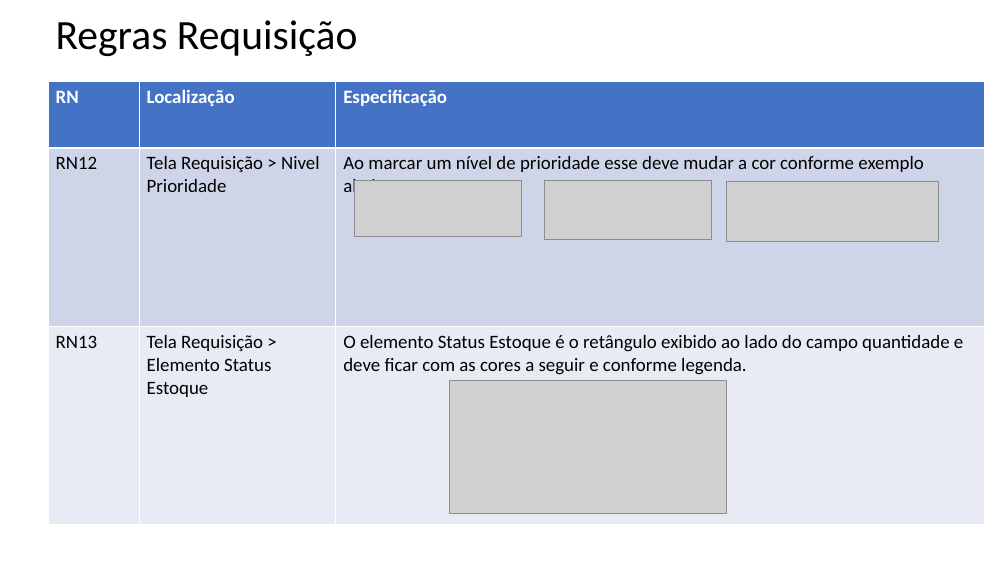
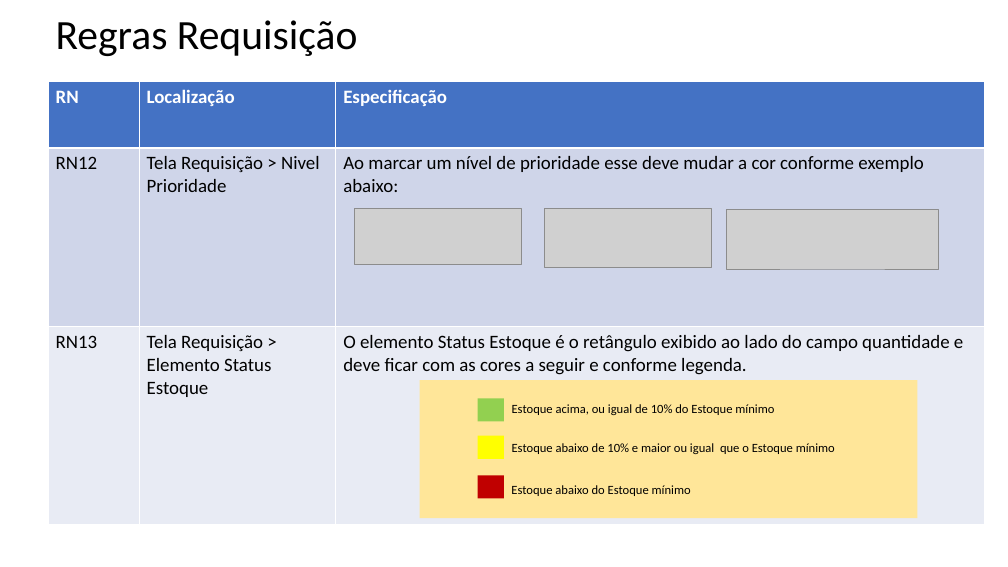
Before and after one commit to regymatrix/Almoxarifado, a slide deck: slide 7 of RegrasNegocio/RN_Requisitos.pptx. Drawn at 1008x567 pixels with LibreOffice and Linux fonts; fonts in the diff are those of the drawing; grey boxes stand for pictures. Boxes give left, top, right and bottom in pixels: in the first picture for what was removed or moved away, otherwise in the second. Text is boxed around its words. In the diff, an @@ line names an element or a change of style, - is before the commit and + after.

Commit message:
versao nova regra de negocio

```diff
--- a/RegrasNegocio/RN_Requisitos.pptx
+++ b/RegrasNegocio/RN_Requisitos.pptx
@@ 3 pictures: place and size @@
-3 pictures at (355, 180, 938, 240)
+3 pictures at (355, 208, 938, 269)
@@ rectangle added at (420, 380, 918, 518), fill #FFE699 @@
@@ picture removed at (450, 380, 727, 514) @@
@@ rectangle added at (478, 399, 504, 422), fill #92D050 @@
@@ text added at (512, 404, 774, 415), 12 pt, text #000000 @@
+Estoque acima, ou igual de 10% do Estoque mínimo
@@ rectangle added at (478, 436, 504, 459), fill #FFFF00 @@
@@ text added at (512, 443, 835, 454), 12 pt, text #000000 @@
+Estoque abaixo de 10% e maior ou igual que o Estoque mínimo
@@ rectangle added at (478, 476, 504, 499), fill #C00000 @@
@@ text added at (511, 485, 691, 496), 12 pt, text #000000 @@
+Estoque abaixo do Estoque mínimo
```
Also in this commit, not shown: 3 other slides changed, 1 slide added, 1 other file.
